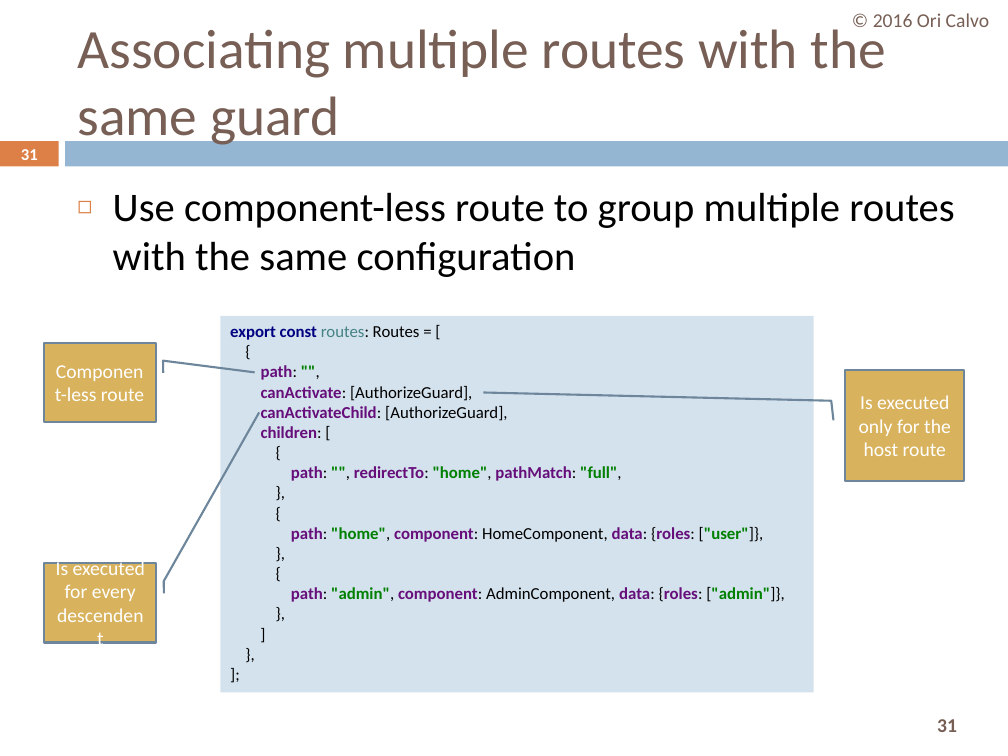
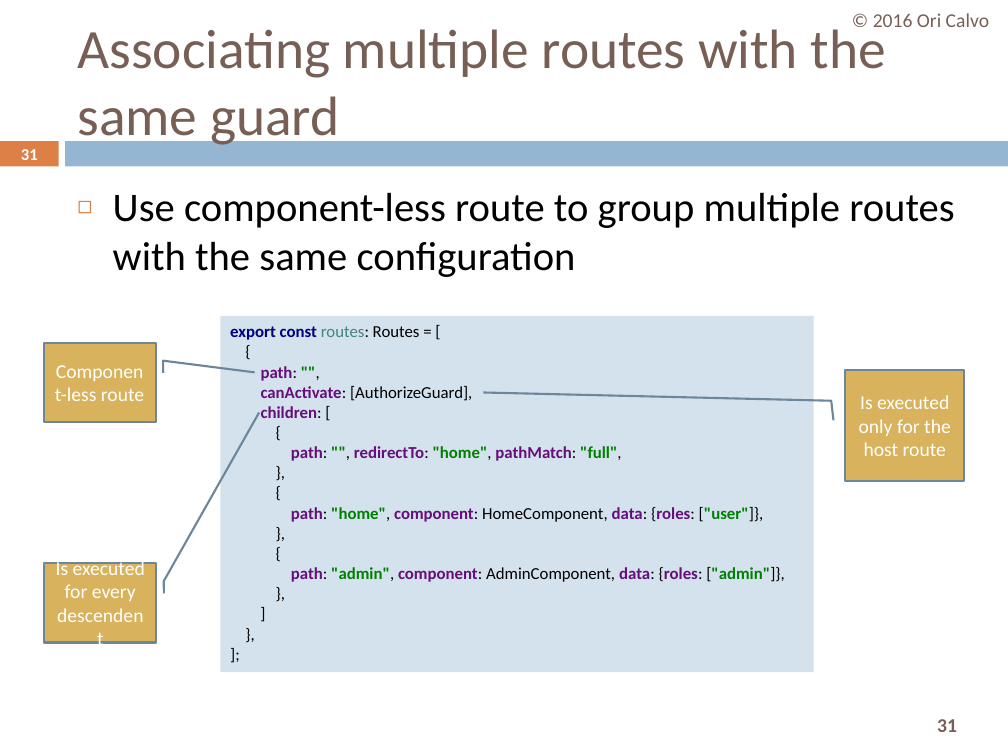
Before and after one commit to oricalvo/course-angular, a slide deck: slide 31 of PPTs/05 Routing.pptx. Drawn at 1008x756 pixels with LibreOffice and Linux fonts; fonts in the diff are those of the drawing. Boxes give left, top, right and bottom in pixels: in the first picture for what was removed or moved away, otherwise in the second. Text is boxed around its words. In the diff, an @@ line names an element or a change of style, - is before the commit and + after.

```diff
--- a/PPTs/05 Routing.pptx
+++ b/PPTs/05 Routing.pptx
@@ rectangle "export const routes: Routes = ..." resized from (x1=221, y1=316, x2=814, y2=692) to (x1=221, y1=316, x2=814, y2=671) @@
@@ text in rectangle at (x1=230, y1=326, x2=785, y2=582): text changed @@
-export const routes: Routes = [
-{
-path: "",
-canActivate: [AuthorizeGuard],
-canActivateChild: [AuthorizeGuard],
-children: [
-{
-path: "", redirectTo: "home", pathMatch: "full",
-},
-{
-path: "home", component: HomeComponent, data: {roles: ["user"]},
-},
-{
-path: "admin", component: AdminComponent, data: {roles: ["admin"]},
-},
-]
-},
-];
+export const routes: Routes = [
+{
+path: "",
+canActivate: [AuthorizeGuard],
+children: [
+{
+path: "", redirectTo: "home", pathMatch: "full",
+},
+{
+path: "home", component: HomeComponent, data: {roles: ["user"]},
+},
+{
+path: "admin", component: AdminComponent, data: {roles: ["admin"]},
+},
+]
+},
+];
```
Also in this commit, not shown: 3 other slides changed, 1 slide removed, 2 other files.
